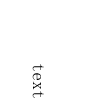
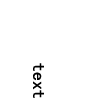
Before/after of a (100, 100) layered artwork. What changed in the layer stack:
painted on "text" over [32, 63, 44, 98]
